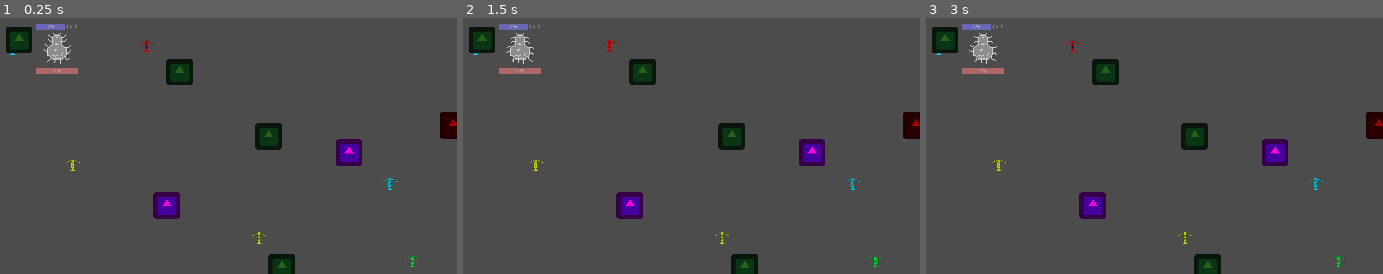
Above: before the commit, frames 1-3 (left to right).
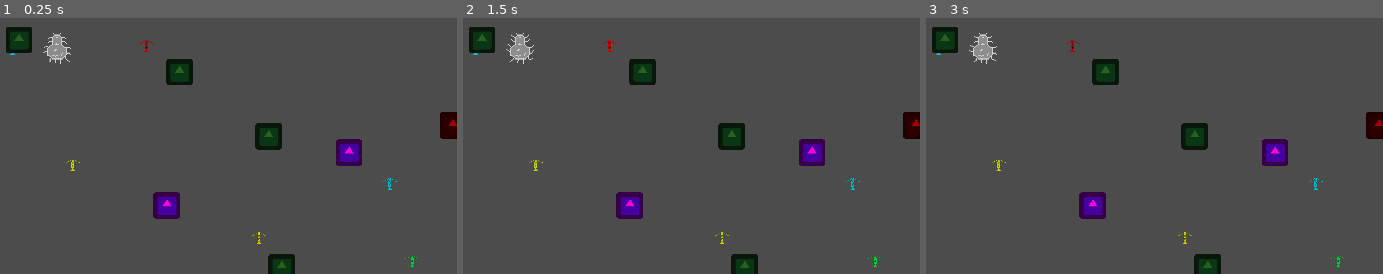
Above: after the commit, the same moments.

Repository: Werkaninchen/milchbroetchen
Game: Godot game, scene res://Level/TestLevel.tscn
Two runs of this game, one before a commit and one after it. Both use one fixed random seed, a clock stepped at 60 frames per second and the inputs below. This scene is started directly instead of the project's main scene. The engine's default icon, where the game draws it, is replaced by a stand-in: a white triangle on a blue panel in a dark square.
Inputs (mouse positions are in pixels of both pictures, inside the frame that each line leads up to):
- Up to frame 1 (0.25 s): no input
- Up to frame 2 (1.5 s): tap Enter at 0.5 s; move the mouse to (696, 25) at 0.52 s; tap Space at 1.25 s; move the mouse to (outside the picture) at 1.27 s
- Up to frame 3 (3 s): tap Enter at 2 s; move the mouse to (outside the picture) at 2.02 s; tap Space at 2.75 s; move the mouse to (944, 138) at 2.77 s

The runs differ from the first frame. In frame 1, 0.4% of the frame differs, in the area x 7-18%, y 2-22%; in frame 2, 0.4%; in frame 3, 0.4%.
Error before the commit: Invalid get index 'player' (on base: 'Node2D'). (res://character/Hud/CharacterHud.gd:13)

Commit message:
conumables

Diff:
--- a/godot/character/Character.tscn
+++ b/godot/character/Character.tscn
@@ -1,13 +1,12 @@
-[gd_scene load_steps=9 format=2]
+[gd_scene load_steps=8 format=2]
 
 [ext_resource path="res://character/Character.gd" type="Script" id=1]
 [ext_resource path="res://character/playerAnimation/player00.png" type="Texture" id=2]
 [ext_resource path="res://character/playerAnimation/player02.png" type="Texture" id=3]
 [ext_resource path="res://character/playerAnimation/player01.png" type="Texture" id=4]
 [ext_resource path="res://character/Controller/GamepadController.gd" type="Script" id=5]
-[ext_resource path="res://character/Hud/CharacterHud.tscn" type="PackedScene" id=6]
 
-[sub_resource type="SpriteFrames" id=2]
+[sub_resource type="SpriteFrames" id=1]
 animations = [ {
 "frames": [ ExtResource( 2 ) ],
 "loop": true,
@@ -29,17 +28,16 @@
 [node name="Sprite" type="AnimatedSprite" parent="."]
 position = Vector2( 0.245622, -0.219316 )
 scale = Vector2( 0.7, 0.7 )
-frames = SubResource( 2 )
+frames = SubResource( 1 )
 animation = "moving"
-frame = 3
+frame = 1
 playing = true
 
 [node name="CollisionShape2D" type="CollisionShape2D" parent="."]
-shape = SubResource( 1 )
+shape = SubResource( 2 )
 
 [node name="GamepadController" type="Node" parent="."]
 script = ExtResource( 5 )
 
 [node name="Camera2D" type="Camera2D" parent="."]
 current = true
-[node name="CharacterHud" parent="." instance=ExtResource( 6 )]
--- a/godot/consumables/types/Mine/Mine.tscn
+++ b/godot/consumables/types/Mine/Mine.tscn
@@ -3,7 +3,7 @@
 [ext_resource path="res://consumables/base/Consumable.tscn" type="PackedScene" id=1]
 [ext_resource path="res://icon.png" type="Texture" id=2]
 
-[node name="Mine" index="0" instance=ExtResource( 1 )]
+[node name="Mine" instance=ExtResource( 1 )]
 
 [node name="Sprite" parent="." index="0"]
 modulate = Color( 0.631373, 0, 0, 1 )
--- a/godot/consumables/types/SP/SP.tscn
+++ b/godot/consumables/types/SP/SP.tscn
@@ -3,7 +3,6 @@
 [ext_resource path="res://consumables/base/Consumable.tscn" type="PackedScene" id=1]
 [ext_resource path="res://consumables/types/SP/SP.gd" type="Script" id=2]
 [ext_resource path="res://consumables/types/SP/SpeedPlancton.png" type="Texture" id=3]
-
 
 [sub_resource type="RectangleShape2D" id=1]
 extents = Vector2( 32.0043, 31.8154 )
Not shown: 1 places in godot/character/Character.tscn that only renumber resources
